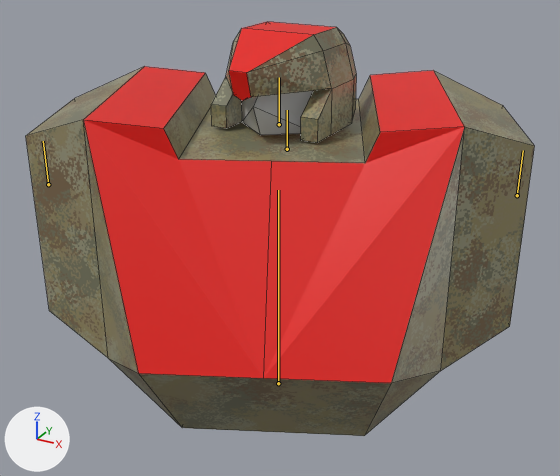
Renders of the Blender file resources/mechparts/body/mech_body05.blend from each side of a commit.
The view is the same before and after, from a camera (50 mm lens) standing at (0.768, -1.391, 1.083) and looking at (0.013, -0.018, 0.396). Every picture has the same lights, and +X, +Y and +Z are marked at lower left. Both versions are drawn at frame 15 of the action 'melee_left'; the numbers are the values there. The bones that bend it are drawn over the model as lines. Mesh edges are drawn as thin lines.

The first picture shows 'body'.
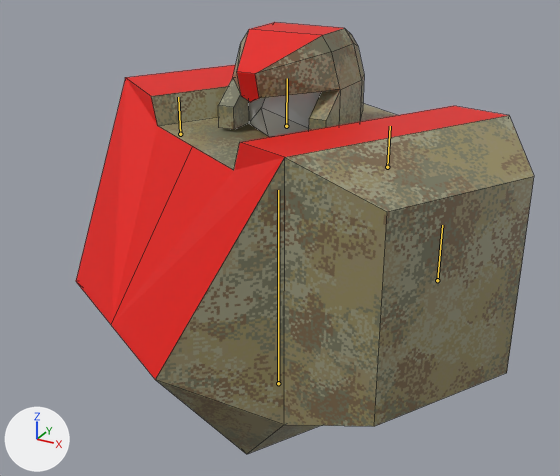
Boxes [x1, y1, x2, y2] around the edits, measured in the pictures (560 x 476 px):
'body', posed (10% narrower)
    before: [26, 22, 534, 436]
    after: [76, 22, 534, 454]
bone 'head', root to tip
    before: (279, 124) to (279, 77)
    after: (286, 126) to (287, 78)

Edits to the bpy script that builds the scene:
```text
Change bone_body:
    where bone_body = bpy.data.objects['Armature'].pose.bones['body']
    bone_body.rotation_quaternion: (0.972, 0.0, 0.214, 0.0) -> (0.966, 0.0, -0.259, 0.0)  # degrees (0, 25, 0) -> degrees (0, -30, 0)
Change bone_head:
    where bone_head = bpy.data.objects['Armature'].pose.bones['head']  # child of 'body'
    bone_head.rotation_quaternion: (0.972, 0.0, -0.214, 0.0) -> (0.966, 0.0, 0.259, 0.0)  # degrees (0, -25, 0) -> degrees (0, 30, 0)
```
